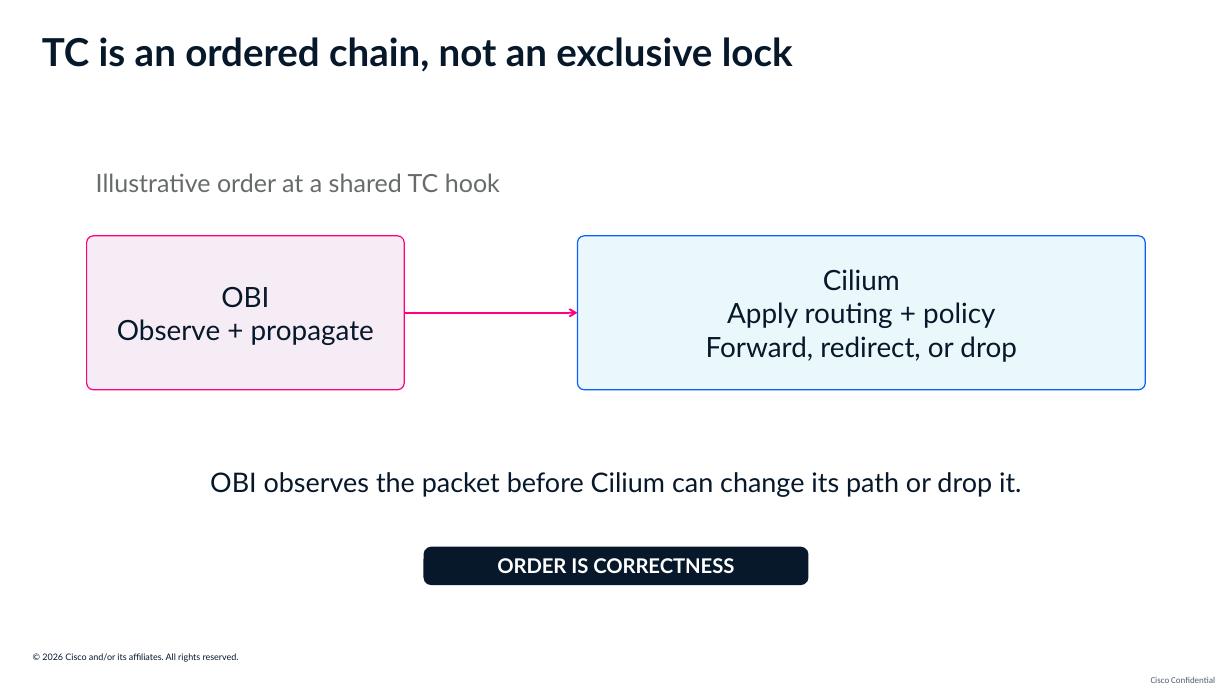
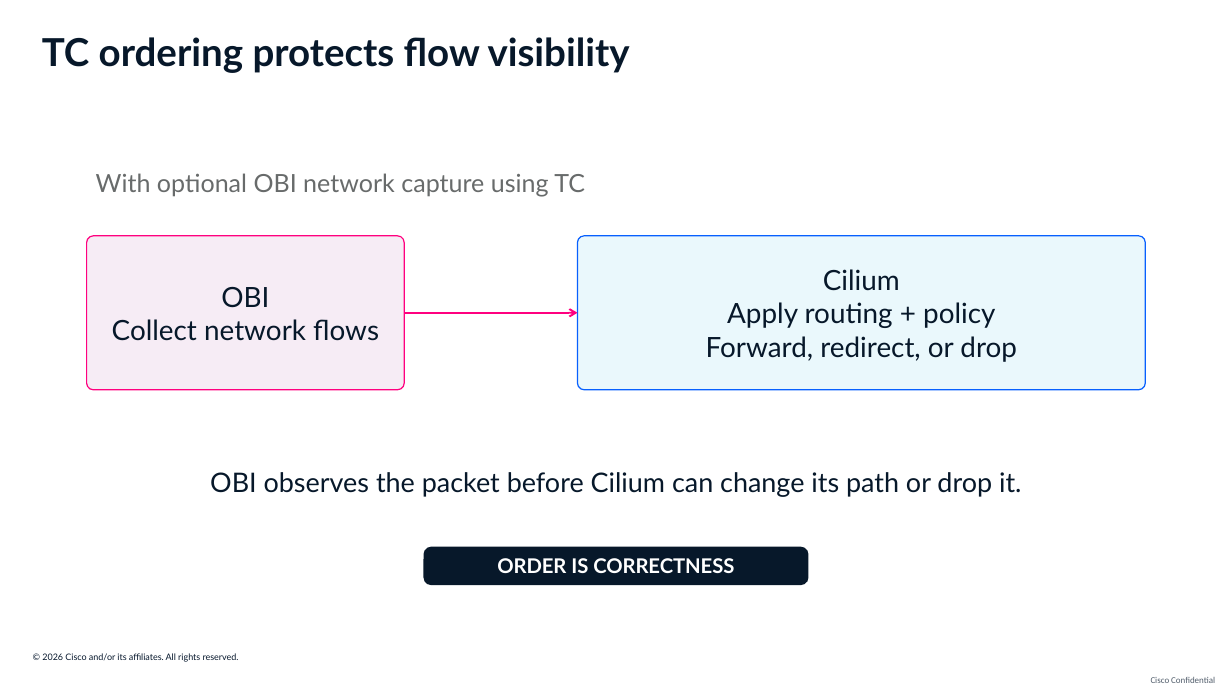
Before and after one commit to ajimenez1503/cilium-obi-demo, a slide deck: slide 12 of slides/cilium-obi-session-deck-latest.pptx (slide 11 before the commit). Drawn at 1232x693 pixels with LibreOffice and Linux fonts; fonts in the diff are those of the drawing; background and template pictures are left out. Boxes give left, top, right and bottom in pixels: in the first picture for what was removed or moved away, otherwise in the second. Text is boxed around its words. In the diff, an @@ line names an element or a change of style, - is before the commit and + after.

Commit message:
Upgrade demo to OBI 1.0 and clarify TC collection scope

```diff
--- a/slides/cilium-obi-session-deck-latest.pptx
+++ b/slides/cilium-obi-session-deck-latest.pptx
@@ text at [42,37,630,73]: text changed @@
-TC is an ordered chain, not an exclusive lock
+TC ordering protects flow visibility
@@ text at [96,173,585,197]: text changed @@
-Illustrative order at a shared TC hook
+With optional OBI network capture using TC
@@ text in rounded rectangle at [112,319,379,341]: text changed @@
-Observe + propagate
+Collect network flows
```
Also in this commit, not shown: 8 other slides changed, 3 slides added, 2 slides removed, 30 other files.
